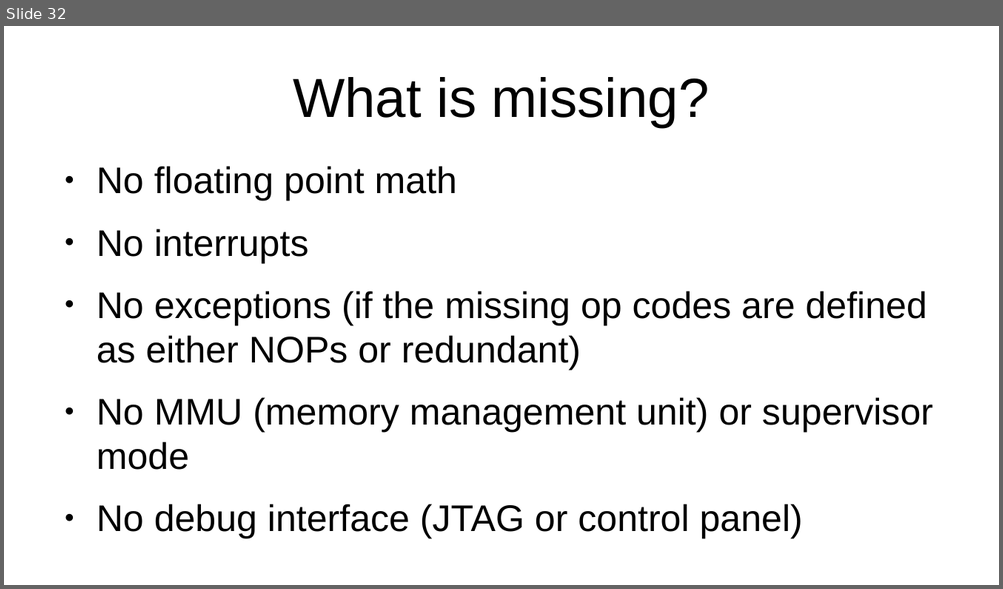
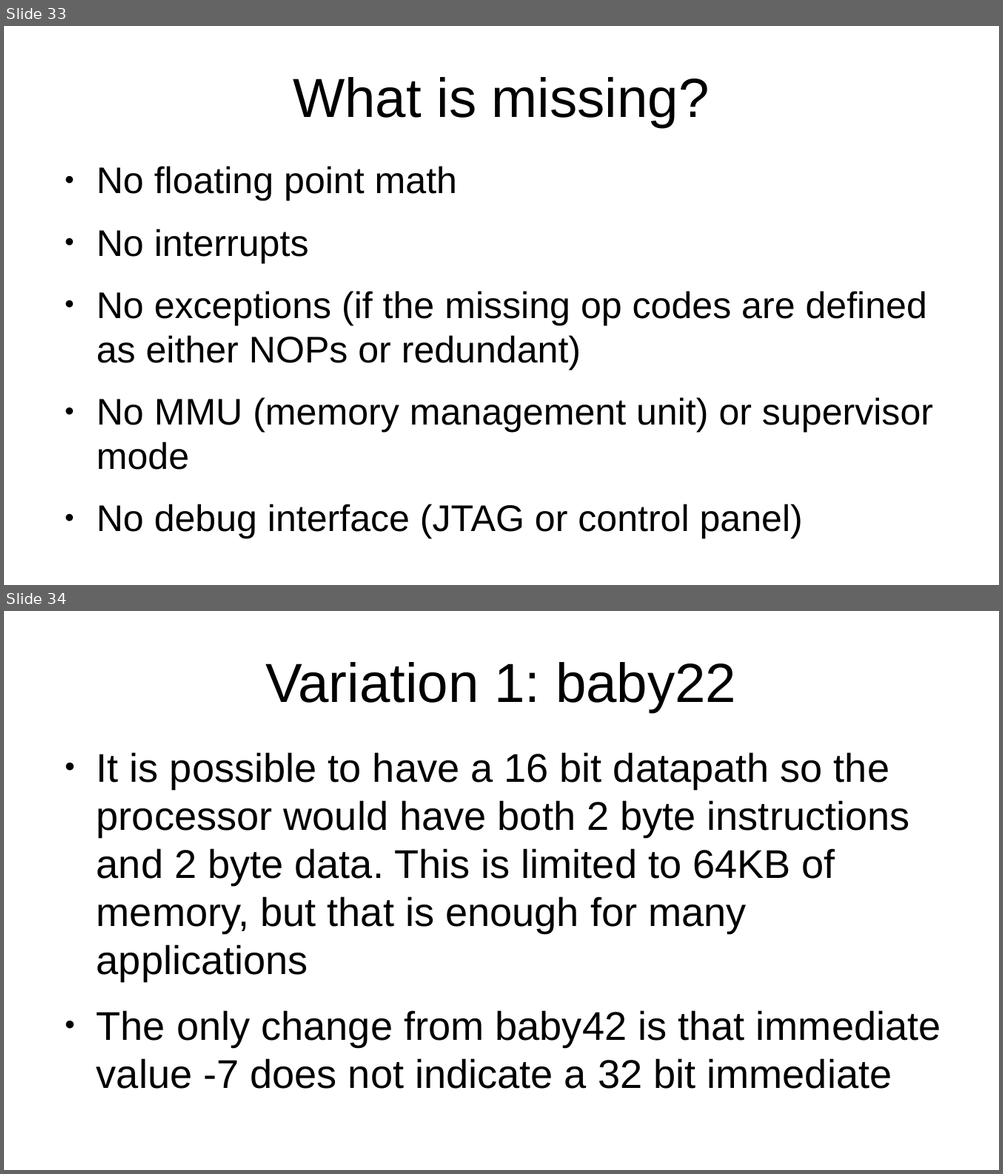
Before and after one commit to jeceljr/baby42, a slide deck: doc/baby42_slides.odp. Shown one above the other, each under a label of ours: slide 32 before the commit, slides 33 and 34 after it. The pictures are 1003x589 and 1003x1174 pixels, drawn with LibreOffice and Linux fonts; fonts in the diff are those of the drawing. Boxes give left, top, right and bottom in pixels: in the first picture for what was removed or moved away, otherwise in the second. Text is boxed around its words. In the diff, an @@ line names an element or a change of style, - is before the commit and + after.

Commit message:
change 32 bit immediate encoding, add variations, add store byte

```diff
--- a/doc/baby42_slides.odp
+++ b/doc/baby42_slides.odp
@@ slide 34 added at <box>4,611,999,1170</box>, background #FFFFFF @@
@@ title added at <box>265,662,736,712</box>, 44 pt, text #000000 @@
+Variation 1: baby22
@@ text added at <box>96,752,941,1089</box>, 32 pt, text #000000 @@
+● It is possible to have a 16 bit datapath so the processor would have both 2 byte instructions and 2 byte data. This is limited to 64KB of memory, but that is enough for many applications
+● The only change from baby42 is that immediate value -7 does not indicate a 32 bit immediate
@@ what was slide 32 is now slide 33 @@
```
Also in this commit, not shown: 6 slides changed, 2 other slides added, 2 other files.
